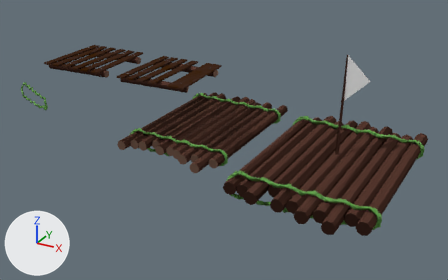
An edit to the Blender file IslandPrefabs/Floatable.blend, drawn before and after from the same camera.
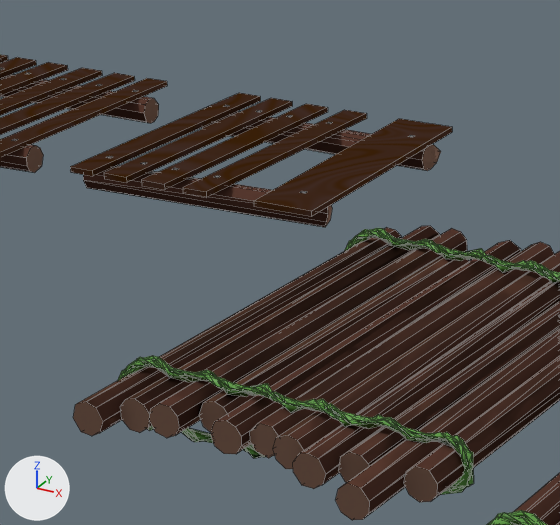
Old and new are each drawn whole from a 50 mm camera at (39.1, -39.7, 18.5) aimed at (17.8, -1.1, -0.8) and again close up on the part from 22% to 56% of the width and 11% to 62% of the height. Every picture has the same lights, and +X, +Y and +Z are marked at lower left. The close-ups show mesh edges as thin lines.

In view in the first close-up: 'RaftType1', 'RaftType1.001', 'RaftType2', 'RaftType2.001'.
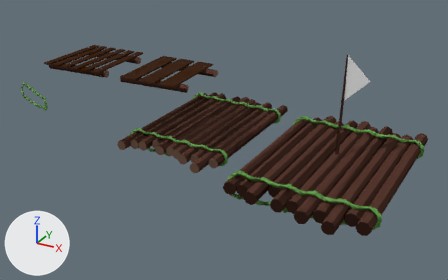
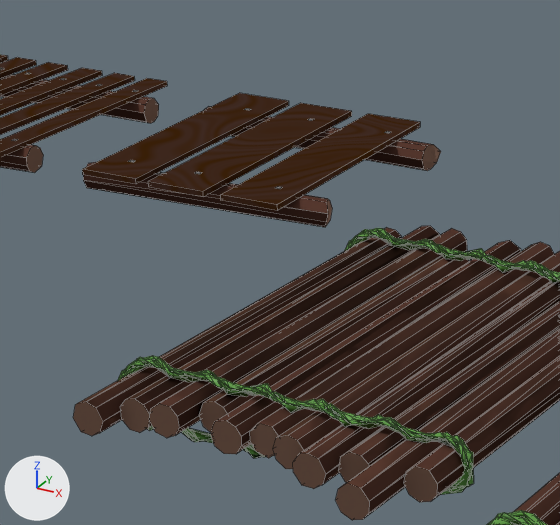
Diff of the bpy script that builds the scene:
```diff
--- a/IslandPrefabs/Floatable.blend.py
+++ b/IslandPrefabs/Floatable.blend.py
@@ me_circle_005 @@
 # used by ob_rafttype2_001; location = (7.95, 4.0, 0.64); rotation_euler = (0.0791, -1.257, -1.654), in degrees (4.5, -72, -95); scale = (0.252, 0.164, 0.103)
-me_circle_005.from_pydata(...)  # 114 vertices, 74 faces; spans x -7.7..3.7, y -23.0..22.6, z -9.8..60.5
+me_circle_005.from_pydata(...)  # 82 vertices, 58 faces; spans x -7.7..3.7, y -23.0..22.1, z -9.8..60.5
+# me_circle_005 part 1: the loose piece of 8 vertices spanning x -6.7..3.2, y 9.9..22.6, z -9.8..60.5 is moved by (0.5, -31.1, 0.0)
+# me_circle_005 part 2: the loose piece of 8 vertices spanning x -6.7..3.2, y 9.9..22.6, z -9.8..60.5 is copied, and the copy is moved by (0.1, -5.9, 0.0); it spans x -6.6..3.3, y 4.1..16.7, z -9.8..60.5
+# me_circle_005 part 3: the loose piece of 8 vertices spanning x -6.7..3.2, y 9.9..22.6, z -9.8..60.5 is copied, and the copy is moved by (0.3, -18.8, 0.0); it spans x -6.4..3.5, y -8.9..3.8, z -9.8..60.5
+# me_circle_005 part 4: 6 loose pieces with 24 vertices, spanning x -4.2..2.5, y -18.9..2.1, z 0.2..49.5, are deleted
+# me_circle_005 part 5
+# 32 vertices are removed from x -6.4..3.7, y -21.2..4.3, z -9.8..60.4
+# 24 faces are deleted
 me_circle_005.materials.append(mat_logmaterial)
@@ me_circle_005 @@
 me_circle_005.materials.append(mat_material)
-me_circle_005.materials.append(mat_darkwood_007)
-me_circle_005.materials.append(mat_darkwood_009)
 me_circle_005.materials.append(mat_darkwood_006)
-me_circle_005.materials.append(mat_darkwood_001)
 me_circle_005.materials.append(mat_nail_001)
```

What differs and where, as boxes [x1, y1, x2, y2] in the close-ups (560 x 525 px; the box of a moved part takes in the faces that stretch with it):
'RaftType2.001', reshaped (6% narrower)
    before: [70, 93, 452, 227]
    after: [82, 93, 441, 227]
part 1 of me_circle_005, moved or reshaped
    before: [254, 119, 452, 217]
    after: [82, 93, 289, 184]
part 2 of me_circle_005, added (brown)
    after: [220, 114, 420, 210]
part 3 of me_circle_005, added (brown)
    after: [148, 103, 352, 197]
part 4 of me_circle_005, deleted
    before: [107, 105, 291, 177]
part 5 of me_circle_005, deleted (brown)
    before: [70, 93, 367, 197]
